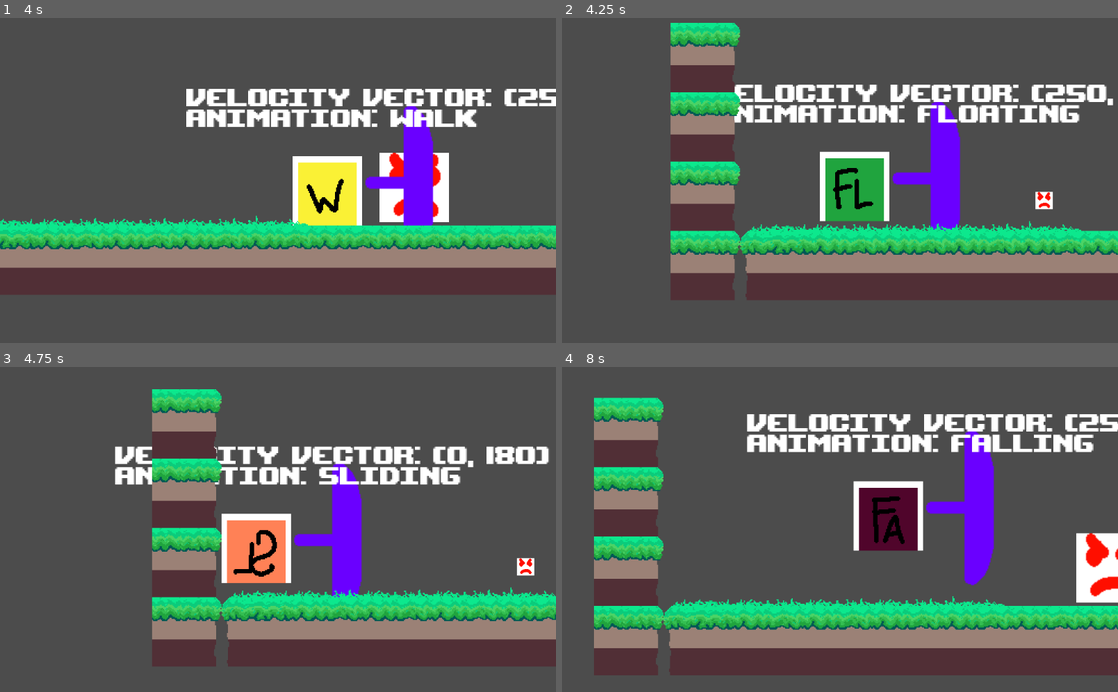
Above: before the commit, frames 1-4 (two rows, left to right).
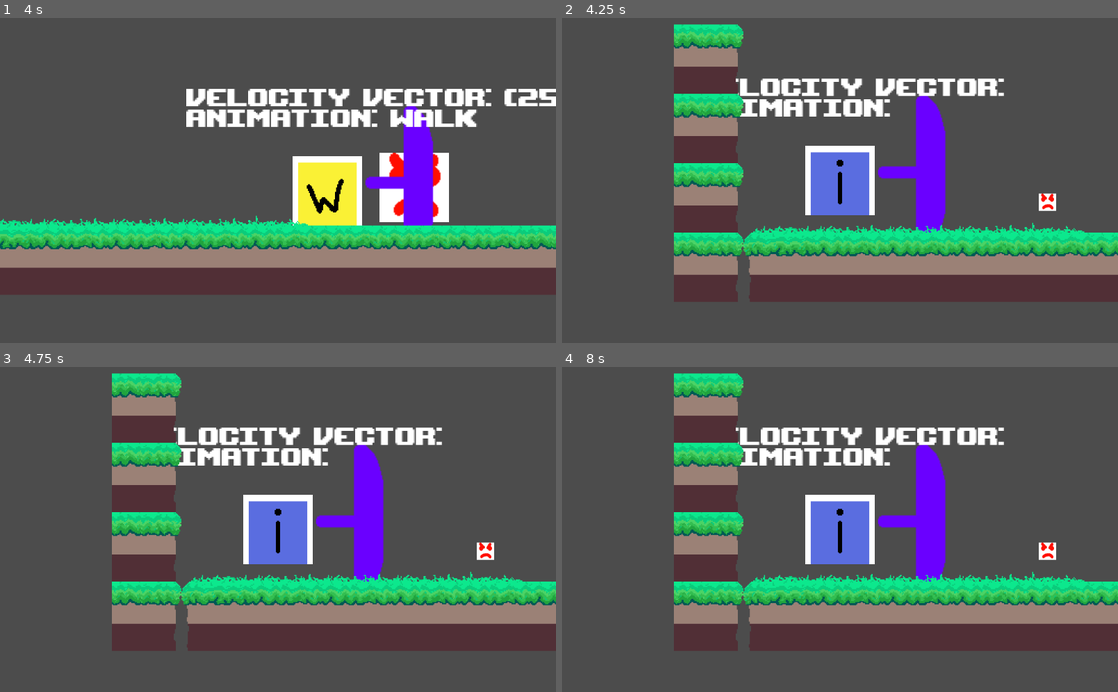
Above: after the commit, the same moments.

Repository: SiofraScript/umbrella_jam
Game: Godot game, scene res://scenes/TestWorld.tscn
Same seed, same stepped clock (60 frames per second), same inputs: the game is played once before the commit and once after it.
Inputs:
- Up to frame 1 (4 s): hold Up (jump) 0.53-1.28 s; hold Right (right) 0.53-2.03 s; tap Up (jump) at 1.35, 1.52, 1.82, 2.85, 3.02, 3.32 s; hold Left (left) 2.03-2.78 s; hold Up (jump) 2.03-2.78 s; hold Right (right) from 2.78 s (still down); hold Up (jump) from 3.53 s (still down)
- Up to frame 2 (4.25 s): keep holding Right (right); keep holding Up (jump); tap Escape (pause, bound only after the commit) at 4.15 s
- Up to frame 3 (4.75 s): release Right (right) at 4.28 s; release Up (jump) at 4.28 s; hold Left (left) from 4.28 s (still down); tap Up (jump) at 4.35, 4.52 s
- Up to frame 4 (8 s): tap Up (jump) at 4.82, 5.85, 6.02, 6.32, 7.35, 7.52, 7.82 s; tap R (reset, bound only after the commit) at 4.9 s; release Left (left) at 5.03 s; hold Right (right) 5.03-5.78 s; hold Up (jump) 5.03-5.78 s; hold Left (left) 5.78-7.28 s; hold Up (jump) 6.53-7.28 s; hold Right (right) from 7.28 s (still down)

Frame 1 is identical in both runs. In frame 2, 17% of the frame differs, in the area x 19-100%, y 1-88%; in frame 3, 41%; in frame 4, 56%, in the area x 5-100%, y 1-95%.

Commit message:
Added pause feature. Press escape to pause. Press 'r' to reset level. Has two versions of pause. Softpause: is removed by pressing any button (useful at the start of a level to let the player see the stage before starting the stage) Hardpause: needs escape to be pressed. Probably a 3rd version needed for dialogue. (Do not unpause at button presses, do not stop music).
Also: added a .gitignore file

Diff:
--- a/project.godot
+++ b/project.godot
@@ -70,6 +70,17 @@
 , Object(InputEventJoypadButton,"resource_local_to_scene":false,"resource_name":"","device":0,"button_index":3,"pressure":0.0,"pressed":false,"script":null)
  ]
 }
+pause={
+"deadzone": 0.5,
+"events": [ Object(InputEventKey,"resource_local_to_scene":false,"resource_name":"","device":0,"alt":false,"shift":false,"control":false,"meta":false,"command":false,"pressed":false,"scancode":0,"physical_scancode":16777217,"unicode":0,"echo":false,"script":null)
+, Object(InputEventJoypadButton,"resource_local_to_scene":false,"resource_name":"","device":0,"button_index":11,"pressure":0.0,"pressed":false,"script":null)
+ ]
+}
+reset={
+"deadzone": 0.5,
+"events": [ Object(InputEventKey,"resource_local_to_scene":false,"resource_name":"","device":0,"alt":false,"shift":false,"control":false,"meta":false,"command":false,"pressed":false,"scancode":82,"physical_scancode":0,"unicode":0,"echo":false,"script":null)
+ ]
+}
 
 [layer_names]
 
--- /dev/null
+++ b/scenes/PauseControl.tscn
@@ -0,0 +1,10 @@
+[gd_scene load_steps=3 format=2]
+
+[ext_resource path="res://scripts/PauseControl.gd" type="Script" id=1]
+[ext_resource path="res://sfx/Pause.wav" type="AudioStream" id=2]
+
+[node name="PauseControl" type="Node"]
+script = ExtResource( 1 )
+
+[node name="PauseSound" type="AudioStreamPlayer" parent="."]
+stream = ExtResource( 2 )
--- a/scenes/TestWorld.tscn
+++ b/scenes/TestWorld.tscn
@@ -8,6 +8,7 @@
 [ext_resource path="res://scripts/Camera2D.gd" type="Script" id=6]
 [ext_resource path="res://scenes/Hurtbox.tscn" type="PackedScene" id=7]
 [ext_resource path="res://scenes/Enemy.tscn" type="PackedScene" id=8]
+[ext_resource path="res://scenes/PauseControl.tscn" type="PackedScene" id=9]
 
 [sub_resource type="DynamicFont" id=2]
 size = 32
@@ -172,3 +173,6 @@
 tile_set = SubResource( 6 )
 format = 1
 tile_data = PoolIntArray( 262149, 2, 0, 327685, 2, 0, 393221, 2, 0, 393222, 3, 0, 393223, 4, 0, 393224, 4, 0, 393225, 4, 0, 393226, 5, 0, 393238, 0, 0, 458757, 2, 0, 458758, 0, 0, 458759, 1, 0, 458760, 1, 0, 458761, 1, 0, 458762, 1, 0, 458763, 1, 0, 458764, 1, 0, 458765, 1, 0, 458766, 2, 0 )
+
+[node name="PauseControl" parent="." instance=ExtResource( 9 )]
+pause_mode = 2
--- /dev/null
+++ b/scripts/PauseControl.gd
@@ -0,0 +1,51 @@
+extends Node
+
+
+# Declare member variables here. Examples:
+# var a = 2
+# var b = "text"
+var soft_pause = false
+
+# Called when the node enters the scene tree for the first time.
+func _ready():
+	pass # Replace with function body.
+
+func _physics_process(_delta):
+	# input buffer logic
+	if Input.is_action_just_pressed("left"):
+		Global.movementPressOrder.erase(-1)
+		Global.movementPressOrder.append(-1)
+
+	if Input.is_action_just_released("left"):
+		Global.movementPressOrder.erase(-1)
+
+	if Input.is_action_just_pressed("right"):
+		Global.movementPressOrder.erase(1)
+		Global.movementPressOrder.append(1)
+
+	if Input.is_action_just_released("right"):
+		Global.movementPressOrder.erase(1)
+
+	if Input.is_action_just_pressed("down"):
+		Global.movementPressOrder.erase(0)
+		Global.movementPressOrder.append(0)
+
+	if Input.is_action_just_released("down"):
+		Global.movementPressOrder.erase(0)
+		Global.movementPressOrder.push_front(0)
+
+
+	if Input.is_action_just_pressed("pause"):
+		if !get_tree().paused:
+			get_tree().paused = true
+			$PauseSound.play(0)
+			# TODO PAUSE BGM
+		else:
+			get_tree().paused = false
+			$PauseSound.play(0) # unpause sound
+			# TODO unpause BGM
+	elif Input.is_action_just_pressed("reset"):
+		var _unused = get_tree().change_scene(Global.currentLevel)
+	elif soft_pause && (Input.is_action_just_pressed("left") || Input.is_action_just_pressed("right") || Input.is_action_just_pressed("down") || Input.is_action_just_pressed("jump")):
+		get_tree().paused = false
+		soft_pause = false
--- a/scripts/global.gd
+++ b/scripts/global.gd
@@ -5,6 +5,9 @@
 onready var anim_info = 'start'
 var deaths = 0
 var currentLevel = "res://scenes/TestWorld.tscn"
+
+var movementPressOrder = [] # this is a simple input buffer. The last entry is the last of 'left' or 'right' that was pressed
+
 
 # Called when the node enters the scene tree for the first time.
 func _ready():
Not shown: 1 places in scenes/TestWorld.tscn that only renumber resources
Not shown, added: sfx/Pause.wav.import
Not shown, added: .gitignore
Not shown, added: sfx/Pause.wav
